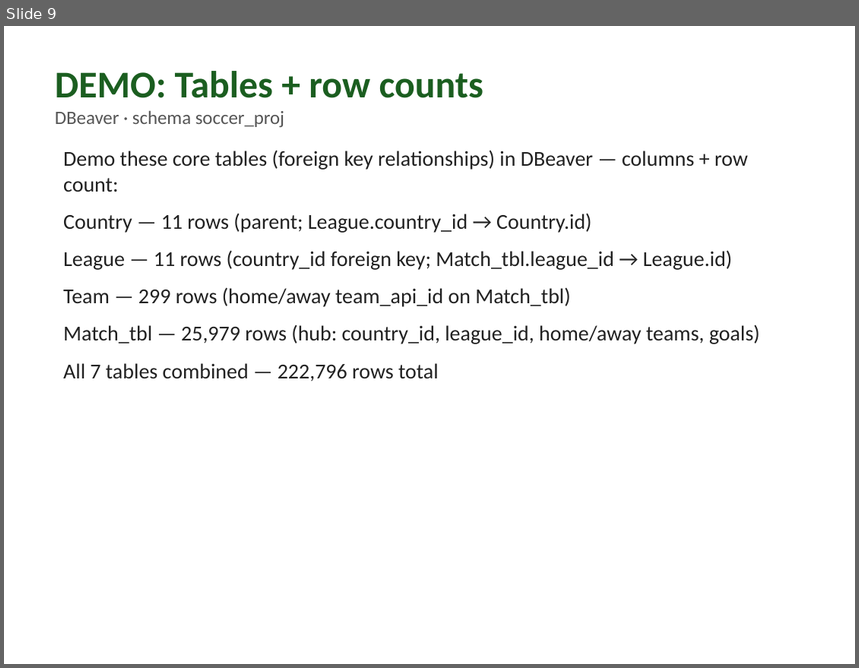
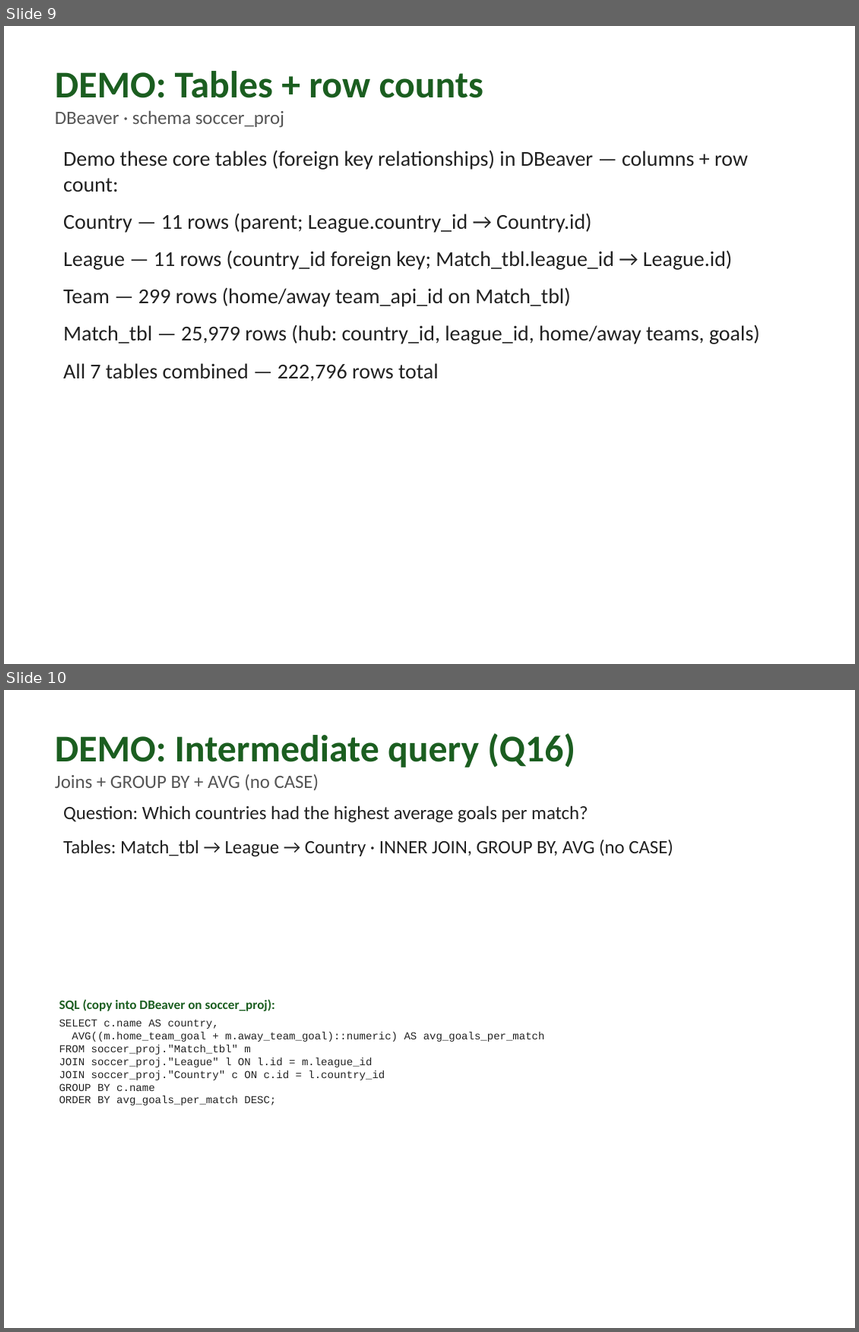
Before and after one commit to emmarthur/database-arthur-emmanart, a slide deck: FinalProject/Deliverable4_Presentation-emmanart.pptx. Shown one above the other, each under a label of ours: slide 9 before the commit, slides 9 and 10 after it. The pictures are 859x668 and 859x1332 pixels, drawn with LibreOffice and Linux fonts; fonts in the diff are those of the drawing. Boxes give left, top, right and bottom in pixels: in the first picture for what was removed or moved away, otherwise in the second. Text is boxed around its words. In the diff, an @@ line names an element or a change of style, - is before the commit and + after.

```diff
--- a/FinalProject/Deliverable4_Presentation-emmanart.pptx
+++ b/FinalProject/Deliverable4_Presentation-emmanart.pptx
@@ slide 10 added at (x1=4, y1=690, x2=855, y2=1328), background #FFFFFF @@
@@ text added at (x1=55, y1=733, x2=576, y2=790), 32 pt, text #1B5E20, bold @@
+DEMO: Intermediate query (Q16)
+Joins + GROUP BY + AVG (no CASE)
@@ text added at (x1=63, y1=806, x2=674, y2=857), 16 pt, text #212121 @@
+Question: Which countries had the highest average goals per match?
+Tables: Match_tbl → League → Country · INNER JOIN, GROUP BY, AVG (no CASE)
@@ text added at (x1=59, y1=999, x2=545, y2=1106), 9 pt, text #212121 @@
+SQL (copy into DBeaver on soccer_proj):
+SELECT c.name AS country,
+AVG((m.home_team_goal + m.away_team_goal)::numeric) AS avg_goals_per_match
+FROM soccer_proj."Match_tbl" m
+JOIN soccer_proj."League" l ON l.id = m.league_id
+JOIN soccer_proj."Country" c ON c.id = l.country_id
+GROUP BY c.name
+ORDER BY avg_goals_per_match DESC;
```
Also in this commit, not shown: 3 other slides added, 2 slides removed, 10 other files.
